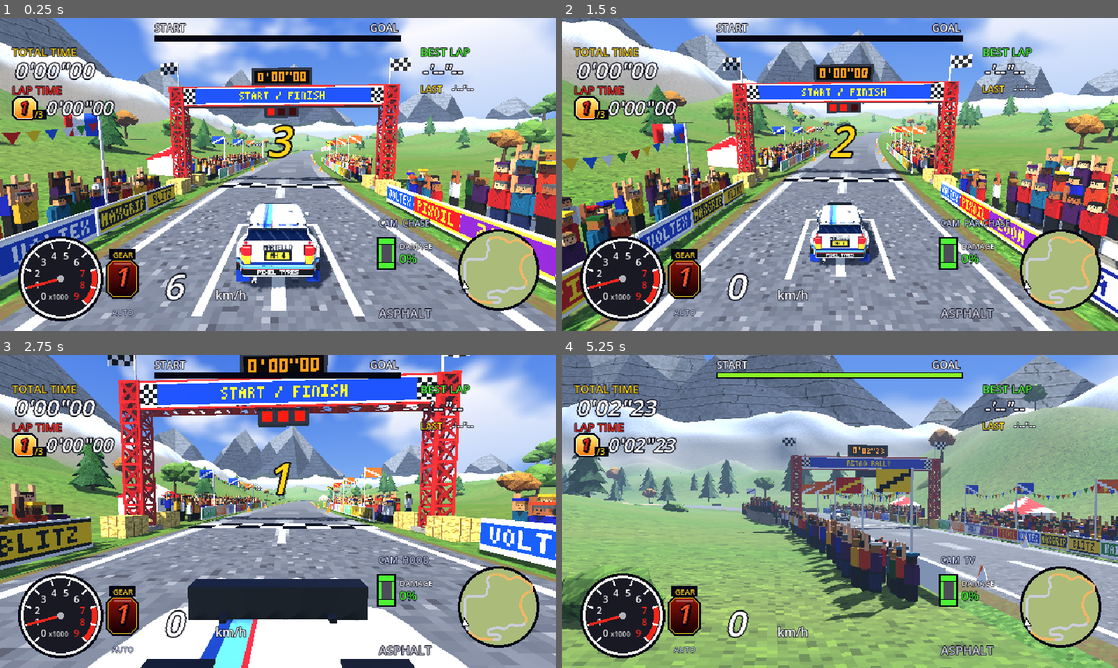
Above: before the commit, frames 1-4 (two rows, left to right).
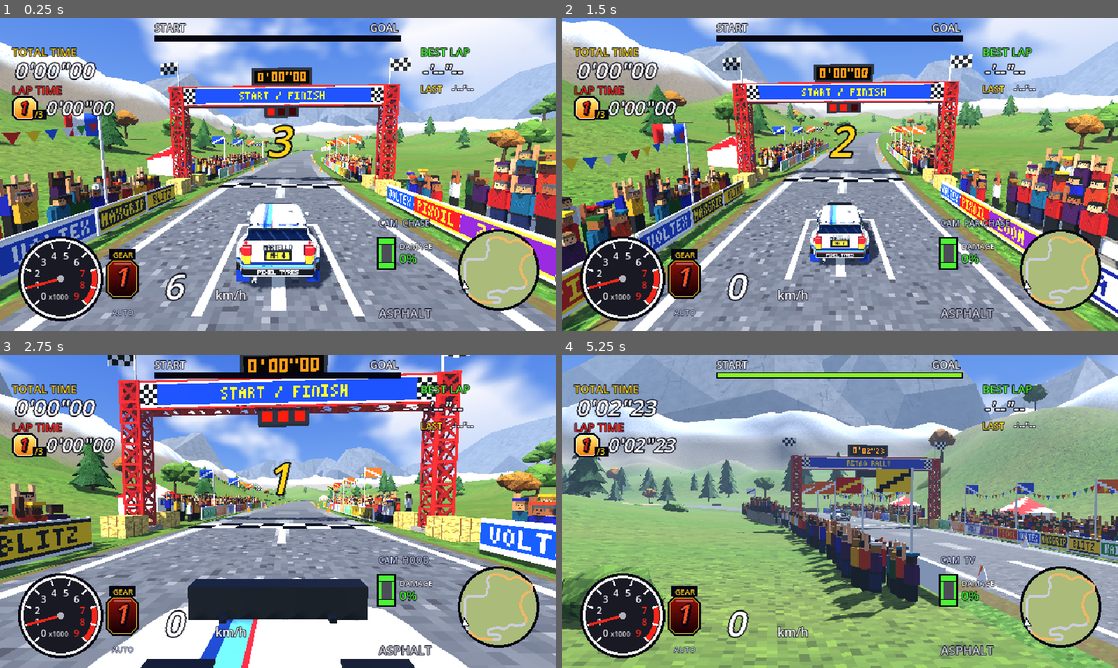
Above: after the commit, the same moments.

Repository: NiklasRenner/opus-rally-game
Game: Godot game, scene res://main.tscn
The game is run twice, just before and just after one commit, with the same random seed, the same clock (stepped at 60 frames per second) and the same inputs. This scene is started directly instead of the project's main scene.
Inputs (mouse positions are in pixels of both pictures, inside the frame that each line leads up to):
- Up to frame 1 (0.25 s): no input
- Up to frame 2 (1.5 s): tap Enter (ui_accept) at 0.5, 0.77, 1.07 s; move the mouse to (962, 158) at 0.52 s; hold D (steer_right) 0.53-1.25 s; hold C (camera) 0.53-1.25 s; click (962, 158) at 0.67 s; drag from (728, 190) to (812, 237) at 1.27 s
- Up to frame 3 (2.75 s): move the mouse to (333, 442) at 2.02 s; hold D (steer_right) from 2.03 s (still down); hold C (camera) from 2.03 s (still down)
- Up to frame 4 (5.25 s): release D (steer_right) at 2.75 s; release C (camera) at 2.75 s; drag from (812, 574) to (673, 464) at 2.77 s; move the mouse to (1006, 558) at 3.52 s; hold A (steer_left) 3.53-4.25 s; hold C (camera) 3.53-4.25 s; tap Enter (ui_accept) at 3.77, 4.07 s; tap F2 (look) at 4.15 s; drag from (673, 464) to (756, 433) at 4.27 s; move the mouse to (867, 511) at 5.02 s; hold S (brake) from 5.03 s (still down); hold C (camera) from 5.03 s (still down); click (867, 511) at 5.17 s

The runs differ from the first frame. In frame 1, 6.8% of the frame differs, in the area x 0-100%, y 0-43%; in frame 2, 7.8%; in frame 3, 8.3%; in frame 4, 14%, in the area x 0-100%, y 0-25%.

Commit message:
Make the background mountains irregular rock and keep their haze consistent
The peaks read as pyramids with brickwork. Each mountain is now drawn out
along the skyline, with five rings of thirteen points whose height swells
round the compass into shoulders and subpeaks, spurs and gullies. The rock
detail map is blotchy stone with broken slanting seams, gullies and fans of
scree instead of even strata, and snow lies lower on gentle faces and slides
off steep ones, so it follows the ridges rather than ending in a flat cap.

The mountains skipped the stage fog, so in rain they stood out crisp behind
fogged hills that were nearer. They take the fog like everything else now,
and the fog is lighter overall, most of all in rain, so the near hills keep
their shape and colour.

Co-Authored-By: Claude Opus 5.5 (1M context) <noreply@anthropic.com>

Diff:
--- a/scripts/conditions.gd
+++ b/scripts/conditions.gd
@@ -15,7 +15,7 @@
 		"cloud_hi": Color(0.98, 0.98, 1.0), "cloud_lo": Color(0.72, 0.76, 0.86), "cloud_cover": 0.0,
 		"sun_dir": Vector3(-48, -35, 0), "sun_color": Color(1.0, 0.96, 0.86), "sun_energy": 1.15,
 		"ambient": Color(0.62, 0.70, 0.85), "ambient_energy": 0.75,
-		"fog": Color(0.62, 0.76, 0.96), "fog_density": 0.0011, "headlights": false, "shadows": true,
+		"fog": Color(0.62, 0.76, 0.96), "fog_density": 0.0008, "headlights": false, "shadows": true,
 	}
 	match theme:
 		"wasteland":
@@ -39,7 +39,8 @@
 		p["sun_energy"] = (p["sun_energy"] as float) * 0.45
 		p["ambient"] = (p["ambient"] as Color).lerp(grey.lightened(0.3), 0.5)
 		p["fog"] = (p["fog"] as Color).lerp(grey, 0.7)
-		p["fog_density"] = maxf(p["fog_density"] as float, 0.0028) * 1.4
+		# thicker, but not so thick the hills lose their shape and colour
+		p["fog_density"] = maxf(p["fog_density"] as float, 0.0018) * 1.2
 		p["shadows"] = false
 		p["headlights"] = true
 	return p
--- a/scripts/mountains.gd
+++ b/scripts/mountains.gd
@@ -3,11 +3,11 @@
 ## Faceted background mountains: a peak, two jittered rings of ridge points
 ## and a ragged base, coloured by height (low slopes, rock, then snow or
 ## whatever stands in for it), shaded per face from a fixed light and
-## textured with a small pixel detail map (rock strata, ash layers, forest
-## canopy) that multiplies the colour.
-## They're unshaded and skip the stage fog, which would wash them out to flat
-## shapes at this distance; a fixed share of the haze colour is mixed in
-## instead. A new theme only needs an entry in STYLES (and, if none of the
+## textured with a small pixel detail map (blotchy rock with gullies and
+## scree, ash, forest canopy) that multiplies the colour.
+## They're unshaded and take the stage fog like everything else, so they're
+## always at least as hazy as the hills in front of them; `haze` adds a
+## little extra tint on top. A new theme only needs an entry in STYLES (and, if none of the
 ## detail maps suit it, a new one in _detail()).
 
 const STYLES := {
@@ -30,28 +30,44 @@
 	mat.vertex_color_use_as_albedo = true
 	mat.shading_mode = BaseMaterial3D.SHADING_MODE_UNSHADED
 	mat.cull_mode = BaseMaterial3D.CULL_DISABLED
-	mat.disable_fog = true
 	return mat
 
 
 ## Add one mountain standing at `at` (its base centre), `h` tall and about
-## `base` wide at the foot, to `st`.
+## `base` wide at the foot, to `st`. Not a cone: it's stretched along a
+## ridge line (`along`, or a random one if that's zero), its height wobbles
+## round the compass so shoulders and subpeaks stand up out of it, and
+## alternate points form spurs and gullies.
 static func add(st: SurfaceTool, rng: RandomNumberGenerator, at: Vector3, h: float, base: float,
-		sty: Dictionary, haze: Color) -> void:
-	var sides := 9
-	var snow_line := rng.randf_range(0.6, 0.72)
-	var rings: Array = [[at + Vector3(rng.randf_range(-20, 20), h, rng.randf_range(-20, 20))]]
-	for ring in [[0.32, 0.66], [0.66, 0.3], [1.0, 0.0]]:
+		sty: Dictionary, haze: Color, along := Vector3.ZERO) -> void:
+	var sides := 13
+	var snow_line := rng.randf_range(0.42, 0.54)
+	var ridge := rng.randf_range(0.0, PI)  # direction the mountain is drawn out along
+	if along != Vector3.ZERO:
+		ridge = atan2(along.z, along.x) + rng.randf_range(-0.35, 0.35)
+	var stretch := rng.randf_range(1.15, 1.8)
+	var waves := [rng.randf_range(0.0, TAU), rng.randf_range(0.0, TAU), rng.randf_range(0.0, TAU)]
+	var summit := at + Vector3(rng.randf_range(-0.1, 0.1) * base, h, rng.randf_range(-0.1, 0.1) * base)
+	var rings: Array = [[summit]]
+	# [radius, height] as fractions of base and h, summit to foot
+	for ring in [[0.16, 0.86], [0.36, 0.64], [0.58, 0.42], [0.8, 0.2], [1.0, 0.0]]:
 		var pts: Array = []
 		var twist := rng.randf_range(0.0, TAU / sides)
 		for s in sides:
-			var ang := TAU * s / sides + twist + rng.randf_range(-0.12, 0.12)
-			var rr: float = base * ring[0] * rng.randf_range(0.75, 1.15)
-			# ridges: every other point stands proud, the gullies between sink
-			var y: float = h * ring[1] * (rng.randf_range(1.0, 1.25) if s % 2 == 0 else rng.randf_range(0.7, 0.95))
-			pts.append(at + Vector3(cos(ang) * rr, y if (ring[1] as float) > 0.0 else -8.0, sin(ang) * rr))
+			var ang := TAU * s / sides + twist + rng.randf_range(-0.15, 0.15)
+			# height around the compass: shoulders and subpeaks
+			var swell := 1.0 + 0.22 * sin(2.0 * ang + waves[0]) + 0.14 * sin(3.0 * ang + waves[1])
+			# spurs stand proud, the gullies between sink
+			var spur := rng.randf_range(1.0, 1.2) if s % 2 == 0 else rng.randf_range(0.72, 0.92)
+			var y: float = minf(h * ring[1] * swell * spur, h * 0.97)
+			var rr: float = base * ring[0] * rng.randf_range(0.8, 1.15) * (1.0 + 0.18 * sin(2.0 * ang + waves[2]))
+			var d := Vector2(cos(ang), sin(ang)) * rr
+			d = d.rotated(-ridge)
+			d.x *= stretch
+			d = d.rotated(ridge)
+			pts.append(at + Vector3(d.x, y if (ring[1] as float) > 0.0 else -8.0, d.y))
 		rings.append(pts)
-	for ring in 3:
+	for ring in rings.size() - 1:
 		var inner: Array = rings[ring]
 		var outer: Array = rings[ring + 1]
 		for s in sides:
@@ -72,19 +88,22 @@
 	if n.y < 0.0:
 		n = -n
 	var y := (((v[0] as Vector3).y + (v[1] as Vector3).y + (v[2] as Vector3).y) / 3.0 - foot) / h
+	# snow lies lower on gentle faces and slides off steep ones, so the cap
+	# reaches down the ridges and gullies instead of ending in a flat line
+	var line := snow_line + (0.55 - n.y) * 0.35 + rng.randf_range(-0.06, 0.06)
 	var c: Color = sty["low"]
-	if y > snow_line:
+	if y > line:
 		c = sty["top"]
-	elif y > snow_line - 0.08 and rng.randf() < 0.5:
-		c = (sty["top"] as Color).lerp(sty["rock"], 0.5)  # ragged edge of the snow
-	elif y > 0.2:
+	elif y > line - 0.07:
+		c = (sty["top"] as Color).lerp(sty["rock"], 0.55)  # thin, broken snow
+	elif y > 0.18 + rng.randf_range(-0.06, 0.06):
 		c = sty["rock"]
 	# steep faces show bare rock even low down
-	if n.y < 0.45 and y > 0.12 and y <= snow_line:
+	if n.y < 0.45 and y > 0.1 and y <= line - 0.07:
 		c = (sty["rock"] as Color).darkened(0.12)
-	c = (c * (0.62 + 0.38 * maxf(n.dot(LIGHT.normalized()), 0.0))).lerp(haze, 0.4)
-	# the detail map runs level across the face and straight up it, so the
-	# strata stay horizontal whichever way the face looks
+	c = (c * (0.62 + 0.38 * maxf(n.dot(LIGHT.normalized()), 0.0))).lerp(haze, 0.15)
+	# the detail map runs level across the face and straight down it, so
+	# gullies and scree run downhill whichever way the face looks
 	var across_x := absf(n.x) < absf(n.z)
 	for p in v:
 		var q := p as Vector3
@@ -104,60 +123,58 @@
 	var rng := RandomNumberGenerator.new()
 	rng.seed = hash(kind) + 31
 	var img := Image.create(64, 64, false, Image.FORMAT_RGB8)
-	# chunky 2 x 2 grain under everything
+	if kind == "forest":
+		# treetops: rounded clumps, lit on top, shadowed underneath
+		img.fill(Color(0.78, 0.78, 0.78))
+		for i in 90:
+			var cx := rng.randi_range(0, 63)
+			var cy := rng.randi_range(0, 63)
+			var r := rng.randi_range(2, 3)
+			for dy in range(-r, r + 1):
+				for dx in range(-r, r + 1):
+					if dx * dx + dy * dy <= r * r:
+						var g := 1.0 if dy < 0 else (0.9 if dy == 0 else 0.82)
+						img.set_pixel(posmod(cx + dx, 64), posmod(cy + dy, 64), Color(g, g, g))
+			img.set_pixel(posmod(cx + 1, 64), posmod(cy + r + 1, 64), Color(0.6, 0.6, 0.6))
+		return TexGen._tex(img)
+	# rock and ash: blotchy patches of lighter and darker stone in 2 x 2
+	# pixels, a few broken slanting seams, gullies wandering down and fans of
+	# scree spreading out below them
+	var ash := kind == "ash"
+	var noise := FastNoiseLite.new()
+	noise.seed = rng.randi()
+	noise.frequency = 0.09
+	noise.fractal_octaves = 3
+	var blotch := noise.get_seamless_image(64, 64)
 	for y in range(0, 64, 2):
 		for x in range(0, 64, 2):
-			var g := rng.randf_range(0.86, 1.0)
+			var n := blotch.get_pixel(x, y).r
+			var g := 0.8 + 0.2 * snappedf(n, 0.25) + rng.randf_range(-0.03, 0.03)
 			img.fill_rect(Rect2i(x, y, 2, 2), Color(g, g, g))
-	match kind:
-		"ash":
-			# soft layers of ash and cinder, washed into streaks down the slope
-			var y0 := 0
-			var dark := false
-			while y0 < 64:
-				var th := rng.randi_range(3, 6)
-				if dark:
-					for y in range(y0, mini(y0 + th, 64)):
-						for x in 64:
-							_mul(img, x, y, 0.84)
-				y0 += th
-				dark = not dark
-			for i in 10:
-				var x := rng.randi_range(0, 63)
-				var y := rng.randi_range(0, 63)
-				for s in rng.randi_range(5, 14):
-					_mul(img, x, (y + s) % 64, 0.78)
-		"forest":
-			# treetops: rounded clumps, lit on top, shadowed underneath
-			img.fill(Color(0.78, 0.78, 0.78))
-			for i in 90:
-				var cx := rng.randi_range(0, 63)
-				var cy := rng.randi_range(0, 63)
-				var r := rng.randi_range(2, 3)
-				for dy in range(-r, r + 1):
-					for dx in range(-r, r + 1):
-						if dx * dx + dy * dy <= r * r:
-							var g := 1.0 if dy < 0 else (0.9 if dy == 0 else 0.82)
-							img.set_pixel(posmod(cx + dx, 64), posmod(cy + dy, 64), Color(g, g, g))
-				img.set_pixel(posmod(cx + 1, 64), posmod(cy + r + 1, 64), Color(0.6, 0.6, 0.6))
-		_:
-			# rock strata: dark bedding lines with a lit ledge above, stepping
-			# a pixel up or down now and then, and cracks running down
-			var y := 3
-			while y < 64:
-				var wave := 0
-				for x in 64:
-					if x % 9 == 0 and rng.randf() < 0.5:
-						wave = clampi(wave + rng.randi_range(-1, 1), -1, 1)
-					_mul(img, x, posmod(y + wave, 64), 0.72)
-					_grey(img, x, posmod(y + wave - 1, 64), 1.0)
-				y += rng.randi_range(8, 12)
-			for i in 9:
-				var x := rng.randi_range(0, 63)
-				var cy := rng.randi_range(0, 63)
-				for s in rng.randi_range(4, 10):
-					x = posmod(x + (rng.randi_range(-1, 1) if s % 3 == 0 else 0), 64)
-					_mul(img, x, (cy + s) % 64, 0.7)
+	# seams: short slanting runs, each broken into pieces
+	for i in (14 if ash else 8):
+		var x := rng.randi_range(0, 63)
+		var y := rng.randi_range(0, 63)
+		var slope := rng.randf_range(-0.35, 0.35)
+		var fy := float(y)
+		for s in rng.randi_range(6, 18):
+			fy += slope
+			if rng.randf() < 0.8:
+				_mul(img, posmod(x + s, 64), posmod(int(fy), 64), 0.8 if ash else 0.76)
+	# gullies down the slope, widening into a fan of scree at the bottom
+	for i in (6 if ash else 7):
+		var x := rng.randi_range(0, 63)
+		var y := rng.randi_range(0, 63)
+		var length := rng.randi_range(12, 26)
+		for s in length:
+			if rng.randf() < 0.35:
+				x += rng.randi_range(-1, 1)
+			_mul(img, posmod(x, 64), posmod(y + s, 64), 0.7)
+			if s > length - 7:
+				var spread := s - (length - 7)
+				for k in 2:
+					var sx := x + rng.randi_range(-spread, spread)
+					_grey(img, posmod(sx, 64), posmod(y + s + 1, 64), rng.randf_range(0.88, 1.0))
 	return TexGen._tex(img)
 
 
--- a/scripts/retro_look.gd
+++ b/scripts/retro_look.gd
@@ -161,7 +161,7 @@
 		# depth fog: clear up close, closing in to a wall of colour far off;
 		# the thicker the stage's own fog, the nearer the wall
 		var density: float = _modern["fog_density"]
-		var end := clampf(1.5 / maxf(density, 0.0001), 340.0, 1300.0)
+		var end := clampf(2.2 / maxf(density, 0.0001), 380.0, 2400.0)
 		env.fog_mode = Environment.FOG_MODE_DEPTH
 		env.fog_depth_begin = 0.0
 		env.fog_depth_end = end
--- a/scripts/track_builder.gd
+++ b/scripts/track_builder.gd
@@ -1006,7 +1006,7 @@
 		for m in peaks:
 			var h := rng.randf_range(160.0, 360.0) * (1.0 if m == 0 else rng.randf_range(0.55, 0.8))
 			var off := along * (0.0 if m == 0 else rng.randf_range(-1.0, 1.0) * 220.0) + Vector3(cos(a), 0, sin(a)) * m * 60.0
-			Mountains.add(st, rng, off, h, rng.randf_range(180.0, 300.0) * (h / 300.0 + 0.3), sty, haze)
+			Mountains.add(st, rng, off, h, rng.randf_range(180.0, 300.0) * (h / 300.0 + 0.3), sty, haze, along)
 		var mi := MeshInstance3D.new()
 		mi.mesh = st.commit()
 		mi.material_override = mat
